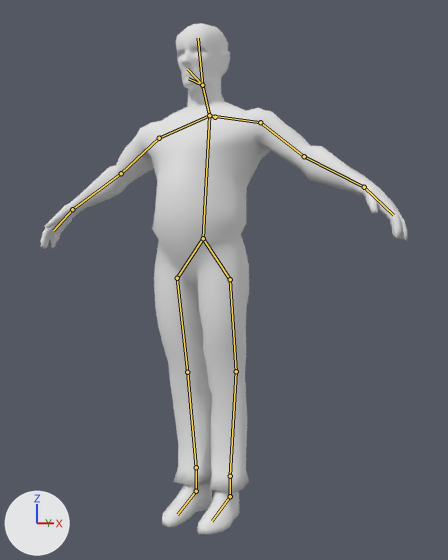
What one commit did to the Blender file blend/humanexp/male_pants_fat.blend.
Both versions are drawn from a camera (50 mm lens) standing at (4.34, -7.75, 3.52) and looking at (0.32, 0.1, 3.44). The lights are fixed; the arrows at lower left show +X, +Y and +Z. Both versions are drawn at the pose saved in each file; the numbers are the values there. The bones that bend it are drawn over the model as lines.

Objects in the first picture: 'Male Body'.
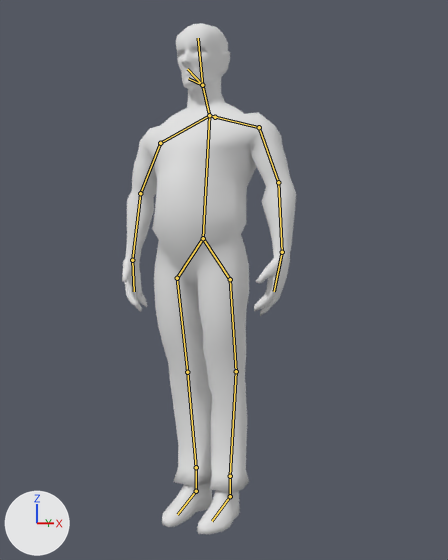
Boxes [x1, y1, x2, y2] around the edits, measured in the pictures (448 x 560 px):
'Male Body', posed (52% narrower): before [41, 23, 407, 534]; after [122, 23, 296, 534]
bone 'shoulder_l', root to tip: before (209, 115) to (260, 122); after (209, 115) to (259, 127)
bone 'arm_up_l', root to tip: before (260, 122) to (304, 156); after (259, 127) to (278, 182)
bone 'arm_l', root to tip: before (304, 156) to (364, 187); after (278, 182) to (282, 252)
bone 'shoulder_r', root to tip: before (209, 115) to (159, 138); after (209, 115) to (160, 143)
bone 'arm_up_r', root to tip: before (159, 138) to (121, 173); after (160, 143) to (140, 193)
bone 'arm_r', root to tip: before (121, 173) to (72, 209); after (140, 193) to (132, 260)

The edits, one by one:
Bone 'shoulder_l' (bone_shoulder_l) turns from (0, 0, 0) to (-5, 0, 1) degrees about its own x, y and z.
Bone 'arm_up_l' (bone_arm_up_l) turns from (0, 0, 0) to (-19, 3, 16) degrees about its own x, y and z.
Bone 'arm_l' (bone_arm_l) turns from (0, 0, 0) to (-22, 0, 12) degrees about its own x, y and z.
Bone 'shoulder_r' (bone_shoulder_r) turns from (0, 0, 0) to (-5, 0, -1) degrees about its own x, y and z.
Bone 'arm_up_r' (bone_arm_up_r) turns from (0, 0, 0) to (-20, 0, -15) degrees about its own x, y and z.
Bone 'arm_r' (bone_arm_r) turns from (0, 0, 0) to (-21, 1, -13) degrees about its own x, y and z.
